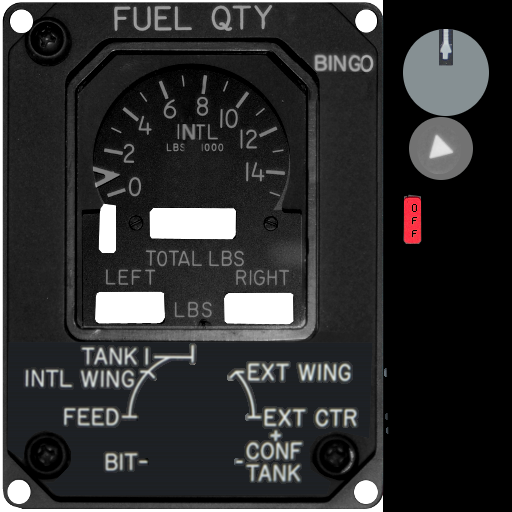
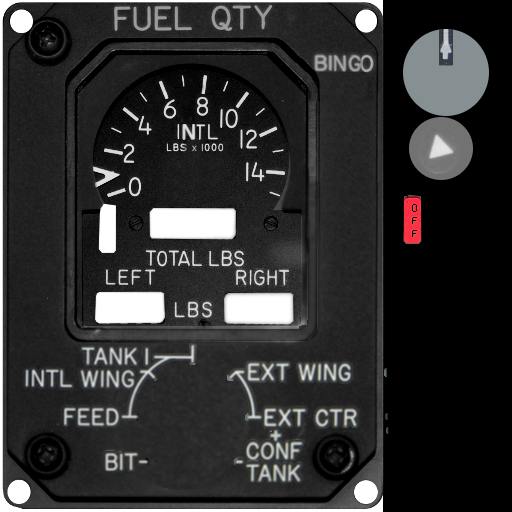
Two versions of the same layered image (512px x 512px). Layer-by-layer changes:
showed "Pasted Layer #2", opacity 100% → 77%, moved it above "face brightness adj", painted on it over [93, 75, 385, 416]
painted on "Layer #4" over [7, 342, 372, 496]
hid "Layer #2" over [7, 331, 374, 497]
renamed "fuel-gauge.rgb" to "Pasted Layer #5", showed it, moved it above "Pasted Layer", painted on it over [7, 75, 385, 497]
painted on "Pasted Layer" over [61, 89, 385, 494]
